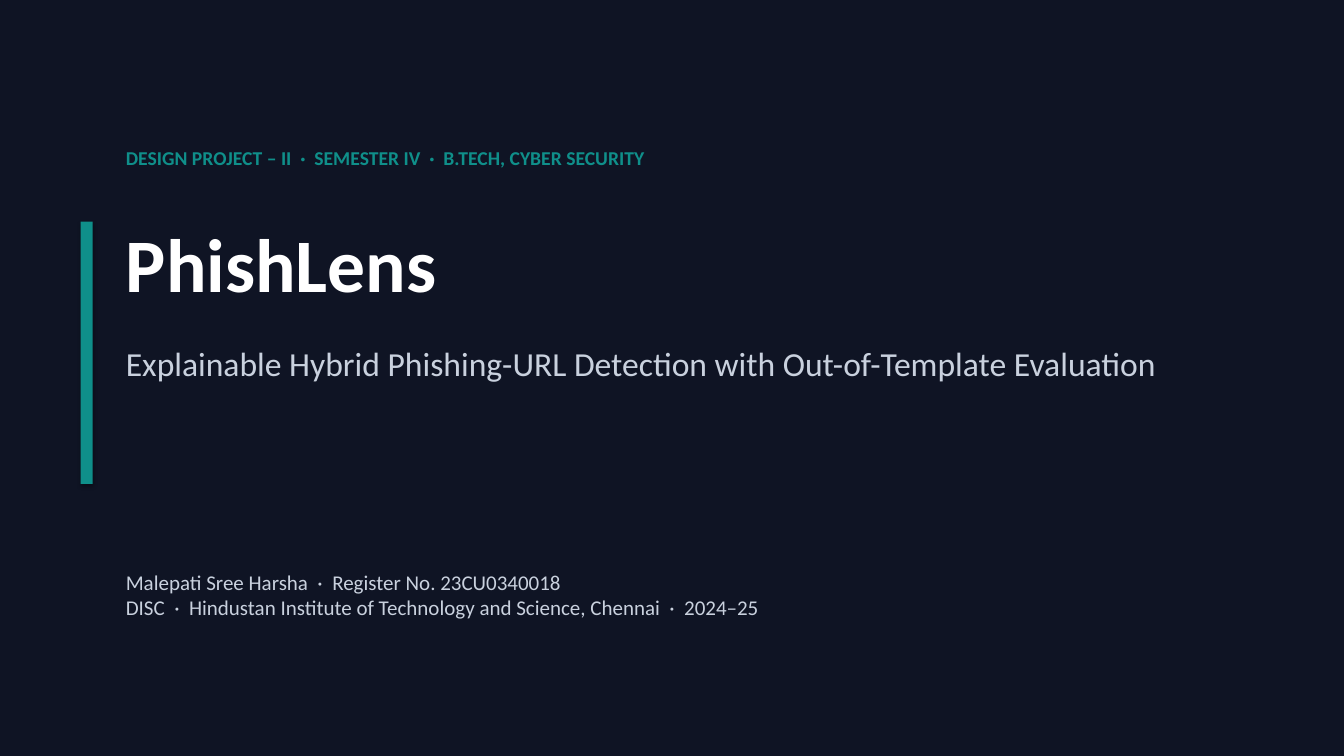
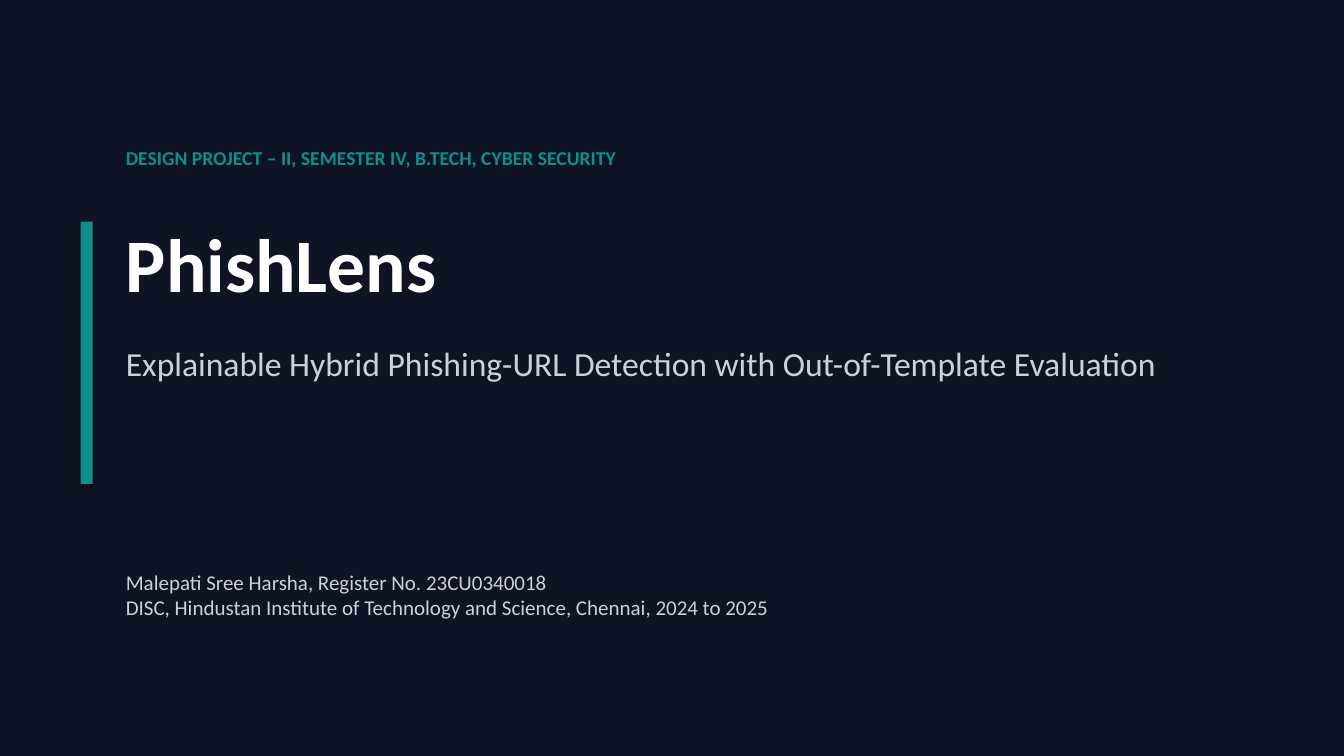
Before and after one commit to harshacreate/PhishLens, a slide deck: slide 1 of report/PhishLens_Presentation.pptx. Drawn at 1344x756 pixels with LibreOffice and Linux fonts; fonts in the diff are those of the drawing. Boxes give left, top, right and bottom in pixels: in the first picture for what was removed or moved away, otherwise in the second. Text is boxed around its words. In the diff, an @@ line names an element or a change of style, - is before the commit and + after.

Commit message:
Clean PhishLens project text

```diff
--- a/report/PhishLens_Presentation.pptx
+++ b/report/PhishLens_Presentation.pptx
@@ text at <box>126,152,616,168</box>: text changed @@
-DESIGN PROJECT – II · SEMESTER IV · B.TECH, CYBER SECURITY
+DESIGN PROJECT – II, SEMESTER IV, B.TECH, CYBER SECURITY
@@ text at <box>126,575,767,619</box>: text changed @@
-Malepati Sree Harsha · Register No. 23CU0340018
-DISC · Hindustan Institute of Technology and Science, Chennai · 2024–25
+Malepati Sree Harsha, Register No. 23CU0340018
+DISC, Hindustan Institute of Technology and Science, Chennai, 2024 to 2025
```
Also in this commit, not shown: 12 other slides changed, 11 other files.
